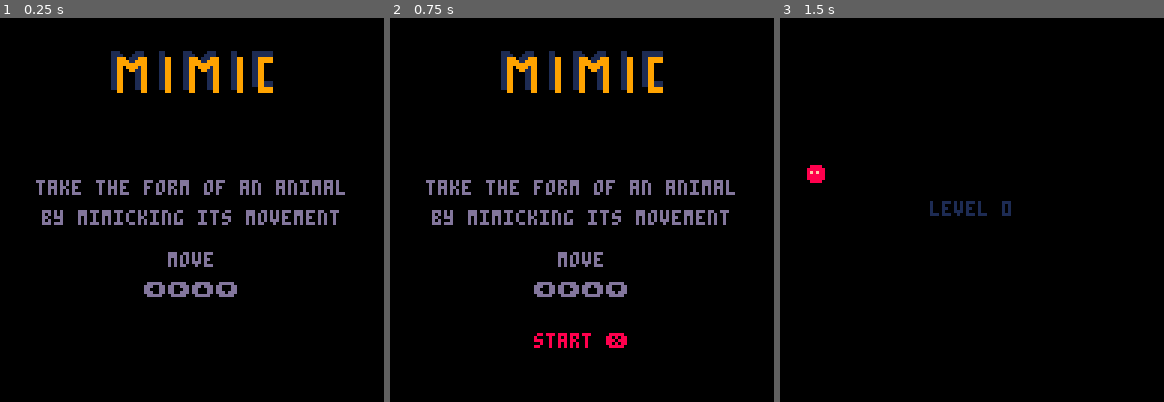
Above: before the commit, frames 1-3 (left to right).
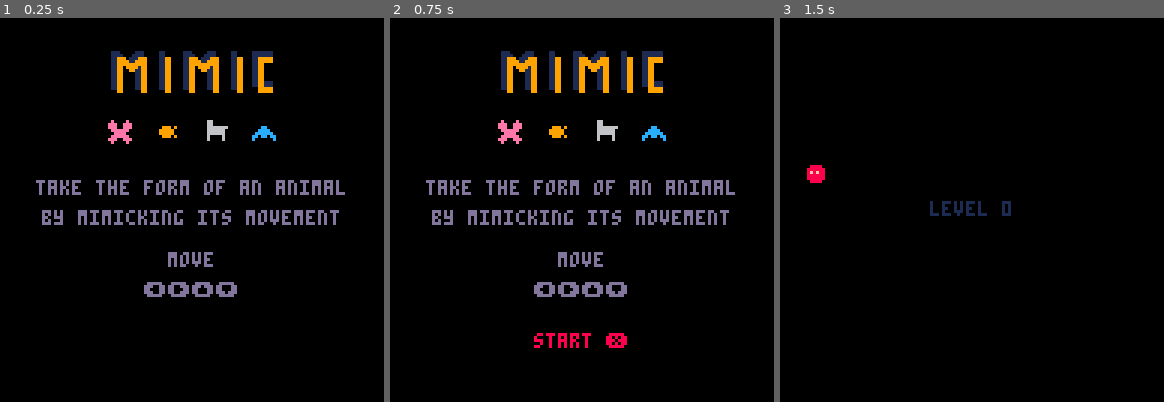
Above: after the commit, the same moments.

Repository: sourencho/mimic
Game: PICO-8 cartridge mimic.p8
The game is run twice, just before and just after one commit, with the same random seed, the same clock (stepped at 60 frames per second) and the same inputs.
Inputs:
- Up to frame 1 (0.25 s): no input
- Up to frame 2 (0.75 s): tap O (Z key) at 0.33, 0.7 s
- Up to frame 3 (1.5 s): tap X (X key) at 1.07 s; tap O (Z key) at 1.43 s

The runs differ from the first frame. In frame 1, 0.6% of the frame differs, in the area x 28-72%, y 26-33%; in frame 2, 0.6%; in frame 3, nothing differs.

Commit message:
Fix big where animal would push it's own tile type and die

Diff:
--- a/mimic.p8
+++ b/mimic.p8
@@ -1,7 +1,7 @@
 pico-8 cartridge // http://www.pico-8.com
 version 30
 __lua__
--- mimic
+-- mimic v0.5
 -- by souren and nana
 
 -- DATA
@@ -126,7 +126,7 @@
         spr_n = frog_spr,
         pattern = {{-1, 0}, {0, -1}, {-1, 0}, {1, 0} , {0, 1}, {1, 0}},
         move_abilities = {ground, water, win},
-        push_abilities = {},
+        push_abilities = {tree_small, rock_small},
         display_name = "frog",
     },
 }
@@ -618,7 +618,8 @@
         local n_pos = find_sprite(l, n.spr_n)
         if n_pos != nil then
             make_actor(
-                n_pos[1], n_pos[2],
+                n_pos[1],
+                n_pos[2],
                 n.spr_n,
                 n.pattern,
                 n.move_abilities,
@@ -667,20 +668,15 @@
 function init_player(l)
     local player_pos = find_sprite(l, player_spr)
     pl = make_actor(
-        player_pos[1], player_pos[2], player_spr, {}, player_move_abilities, player_push_abilities, "you")
+        player_pos[1],
+        player_pos[2],
+        player_spr,
+        {},
+        player_move_abilities,
+        player_push_abilities,
+        "you")
     reset_player_pattern()
     reset_player_trail()
-end
-
-function debug_stuff()
---    p = {
---        pos = {8, 8},
---        draw_fn = draw_spark,
---        curr_tick = tick,
---        start_tick = tick,
---        end_tick = 100,
---    }
---    add(particles, p)
 end
 
 function player_input()
@@ -813,8 +809,8 @@
                 if(not (pl.move_abilities[1] == a.move_abilities[1])) then
                     play_player_sfx("transform")
                 end
-                pl.move_abilities = a.move_abilities
-                -- pl.push_abilities = a.push_abilities
+                pl.move_abilities = copy_table(a.move_abilities)
+                pl.push_abilities = copy_table(a.push_abilities)
                 pl.spr = a.spr
                 pl.display_name = a.display_name
                 reset_player_pattern()
@@ -886,7 +882,6 @@
     init_tiles(_level)
     init_actors(_level)
     init_player(_level)
-    debug_stuff()
 end
 
 -- Loads in level by populating 2d array of tiles `level_static_tiles` and `level_dynamic_tiles`
@@ -1280,7 +1275,7 @@
 00000000000000000000000000000000000000000000000000000000000000000000000000000000000000000000000000000000000000000000000000000000
 00000000000000000000000000000000000000000000000000000000000000000714b0000000000000000000001414070714b000000000000000000000141407
 00000000000000000000000000000000000000000000000000000000000000000000000000000000000000000000000000000000000000000000000000000000
-00000000000000000000000000000000000000000000000000000000000000000714b0002d002c004c004d00141414070714b0b0b0b0b0b0b0b0b0b014141407
+00000000000000000000000000000000000000000000000000000000000000000714b0005100700072007100141414070714b0b0b0b0b0b0b0b0b0b014141407
 00000000000000000000000000000000000000000000000000000000000000000000000000000000000000000000000000000000000000000000000000000000
 00000000000000000000000000000000000000000000000000000000000000000714b0b0b0b0b0b0b0b0b000b0141407070cb0b0b0b0b0b0b0b0b0b0b0141407
 00000000000000000000000000000000000000000000000000000000000000000000000000000000000000000000000000000000000000000000000000000000
@@ -1448,26 +1443,26 @@
 504141514141414141606050515051510000000063000000000000000000000051515152514748486d4141414141616100000000000000000000000000000000606051504141414160504150505060500000000000000000000000000000000051517a6060414162414141416060505000000000000000150000000000000000
 5051415060526041605151515150515100000000000000000000000000000000515250505257614141414141416260610000270000000000000000000000000062605050524141414141415060506060000000000000000000000000000000005050576041416261606041415151515000000000000000000000000000000000
 515051516041606151515150515051510000000000000000000000000000000051515151517a614141414141414161610000000000000000000000000000000060605150416041414141415060506062000000000000000000000000000000005150574141416161606060505051405000000000000000000000000000000000
-5050506061416160605050505150505100000000000000000000000000000000514051515167496141414141414160610000000000000000000000000000000062605150506141616161515161515061000000270000050000000000000000005050574141606060606061615151505000000005000000000000000000000000
-5150606061416161606051515151515100000000000500000000002700000000515151515151576141616060414161600000000000000000050000000000000060615051506060606060626060606161000000000000000000000000000000005050576060606060606161616150505000000000000000000000000000000000
-50505050505050505050505050505050000000000000000000000000000000005150505250507a6060606060606060600000000000000200000000000000000060606160616061616161616161616060000000000000000000000000000000005050576160616161616060606060606000000000000000000000000000000000
-…(20 lines of a section not shown)…
+5050506061416160605050505150505100000000000000000000000000000000514051515167496141414141414160610000000000000000000000000000000062605150506141616161515161515061000000270000050000000000000000005050574141606060606061515151505000000005000000000000000000000000
+5150606061416161606051515151515100000000000500000000002700000000515151515151576141616060414161600000000000000000050000000000000060615051506060606060626060606161000000000000000000000000000000005050576060606051525161616150505000000000000000000000000000000000
+50505050505050505050505050505050000000000000000000000000000000005150505250507a6060606060606060600000000000000200000000000000000060606160616061616161616161616060000000000000000000000000000000005050576160615250515151606060606000000000000000000000000000000000
+…(20 lines of a section not shown)…
Not shown, changed: README.md
Not shown, changed: export/mimic.html
Not shown, changed: export/mimic.js
Not shown, changed: export/mimic.p8.png
